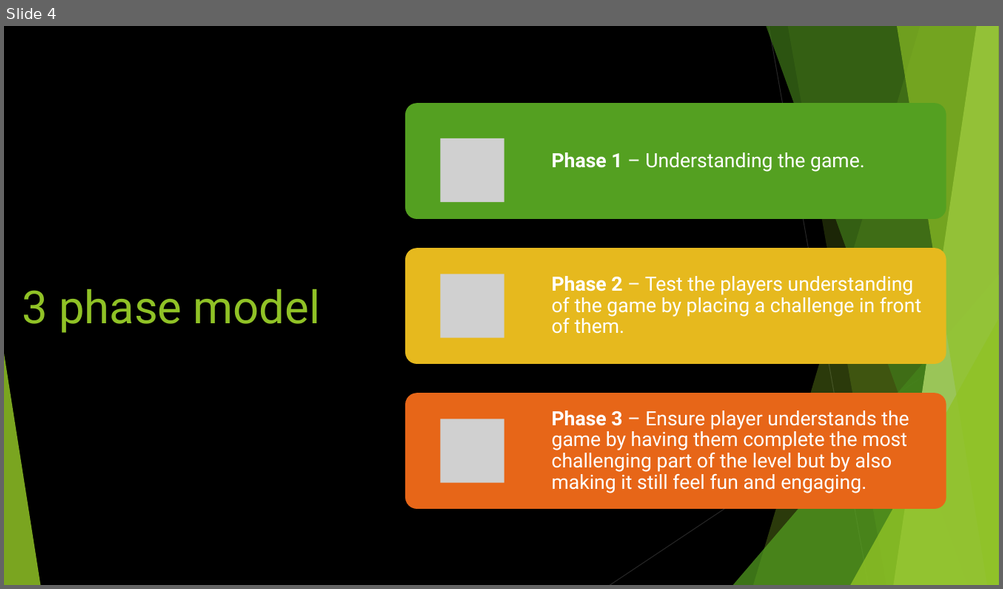
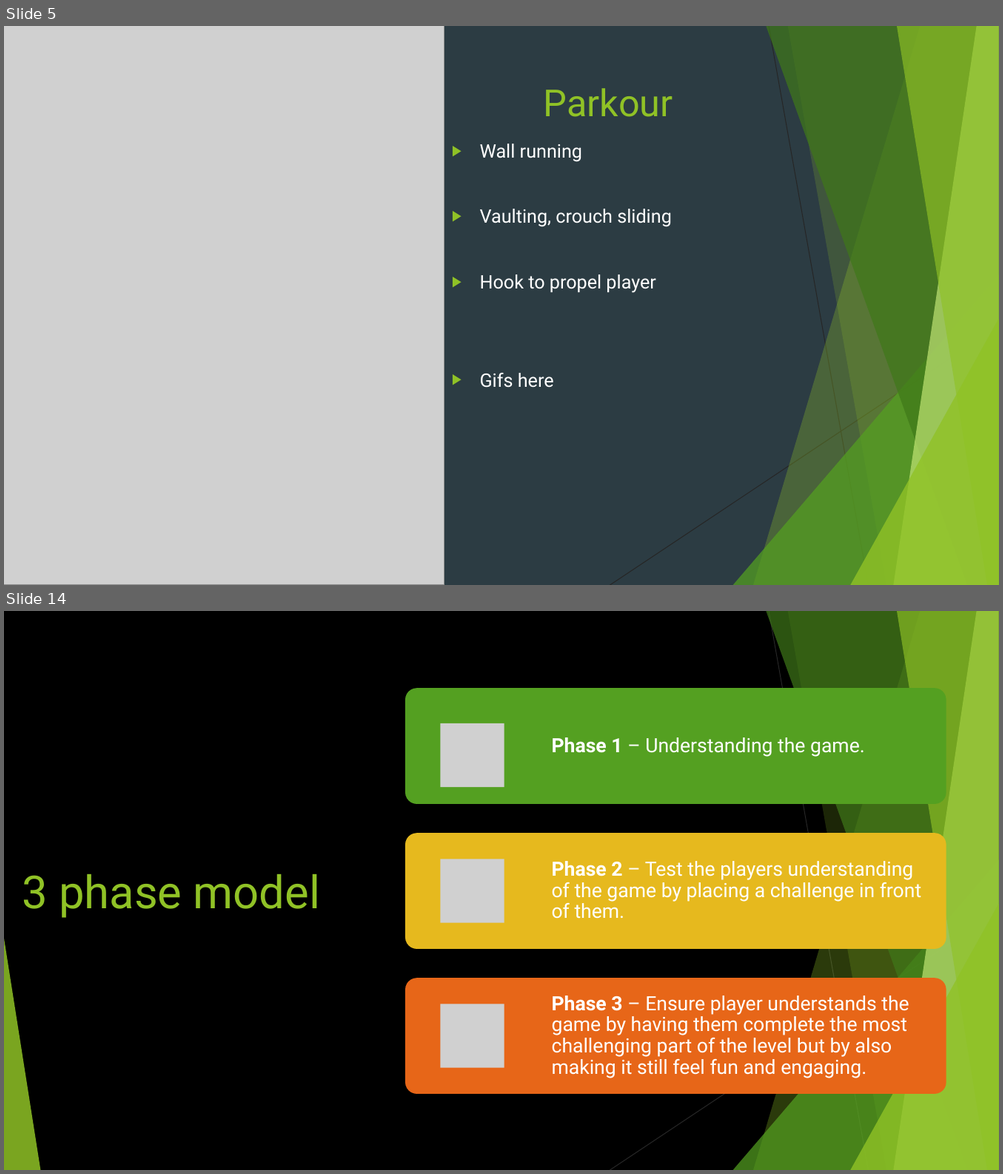
Before and after one commit to Pilokio/Tranzfuser, a slide deck: Virtual Pitch Presentation/Pitch.pptx. Shown one above the other, each under a label of ours: slide 4 before the commit, slides 5 and 14 after it; the slides between them are not shown. The pictures are 1003x589 and 1003x1174 pixels, drawn with LibreOffice and Linux fonts; fonts in the diff are those of the drawing; grey boxes stand for pictures. Boxes give left, top, right and bottom in pixels: in the first picture for what was removed or moved away, otherwise in the second. Text is boxed around its words. In the diff, an @@ line names an element or a change of style, - is before the commit and + after.

```diff
--- a/Virtual Pitch Presentation/Pitch.pptx
+++ b/Virtual Pitch Presentation/Pitch.pptx
@@ slide 5 added at (4, 26, 999, 585), background #2C3C43; not listed: 10 template elements that a slide beside it also shows @@
@@ picture added at (4, 26, 444, 585) @@
@@ title added at (543, 88, 673, 117), 36 pt, text #90C226 @@
+Parkour
@@ text added at (480, 144, 671, 388), 18 pt, text #FFFFFF @@
+▶ Wall running
+▶ Vaulting, crouch sliding
+▶ Hook to propel player
+▶ Gifs here
@@ what was slide 4 is now slide 14 @@
```
Also in this commit, not shown: 1 slide changed, 11 other slides added, 3 slides removed.
